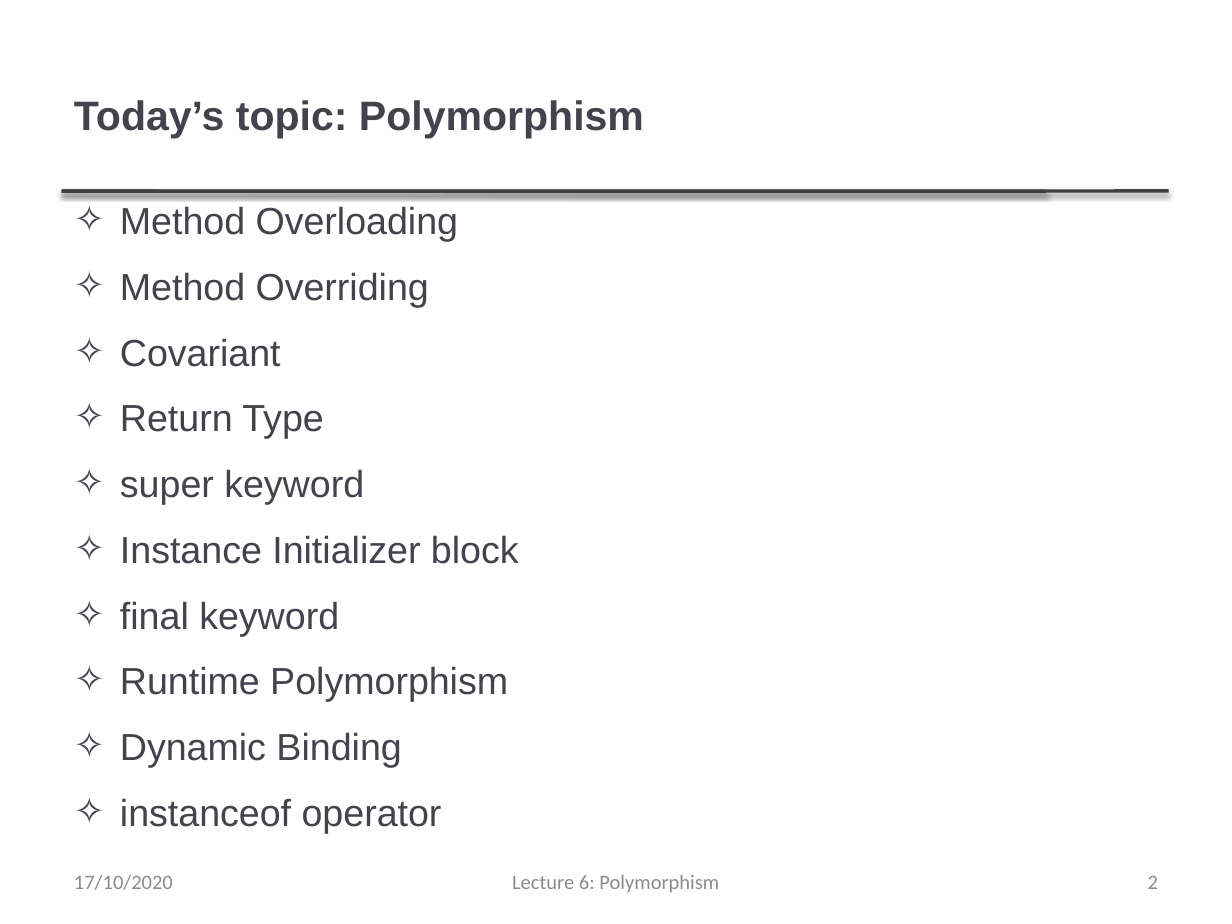
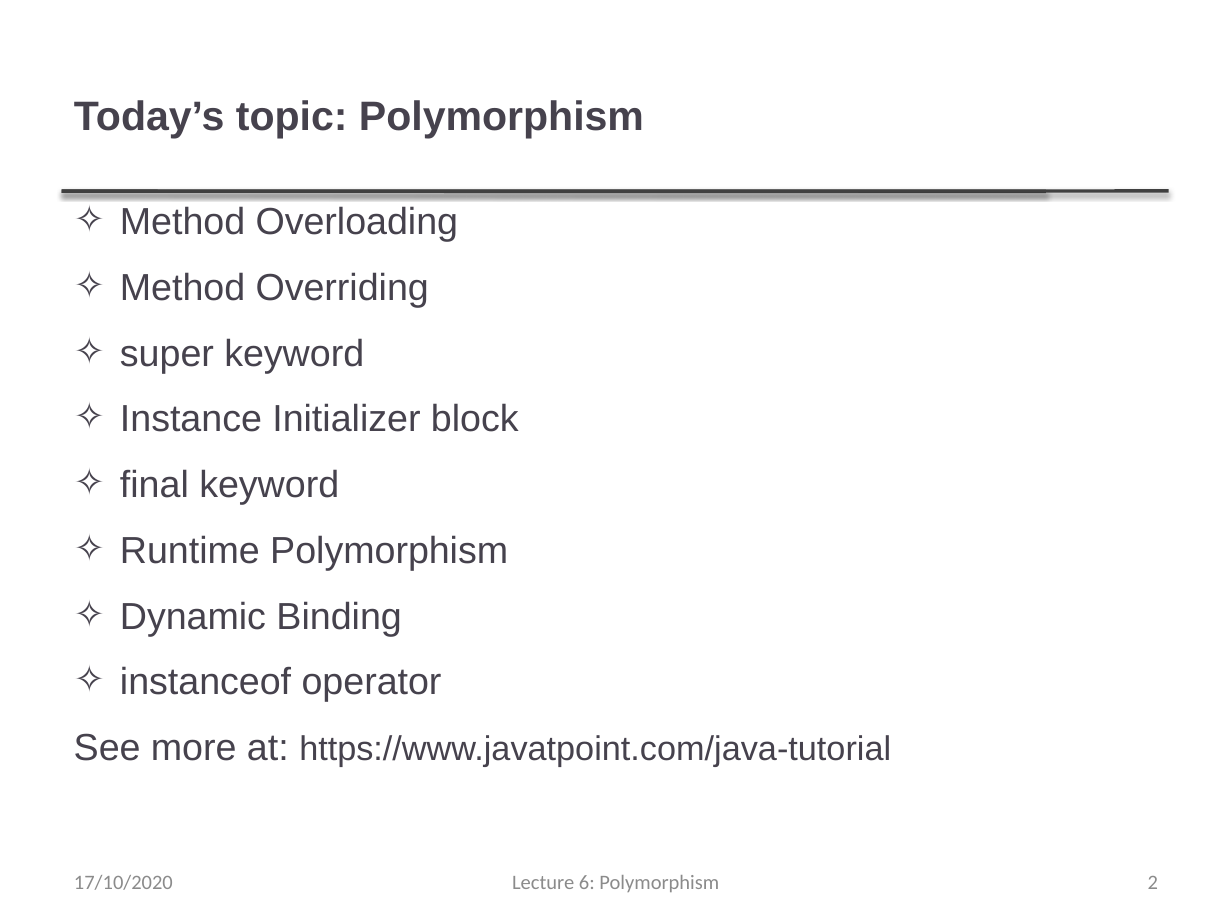
Before and after one commit to thanqminh/thanqminh.github.io, a slide deck: slide 2 of courses/oopjava/lecture5.pptx. Drawn at 1232x924 pixels with LibreOffice and Linux fonts; fonts in the diff are those of the drawing. Boxes give left, top, right and bottom in pixels: in the first picture for what was removed or moved away, otherwise in the second. Text is boxed around its words. In the diff, an @@ line names an element or a change of style, - is before the commit and + after.

Commit message:
update lecture 5

```diff
--- a/courses/oopjava/lecture5.pptx
+++ b/courses/oopjava/lecture5.pptx
@@ text at [120,338,323,439]: paragraphs removed @@
-✧ Covariant
-✧ Return Type
@@ text at [74,733,891,767]: paragraph added @@
+See more at: https://www.javatpoint.com/java-tutorial
```
Also in this commit, not shown: 9 slides added.
